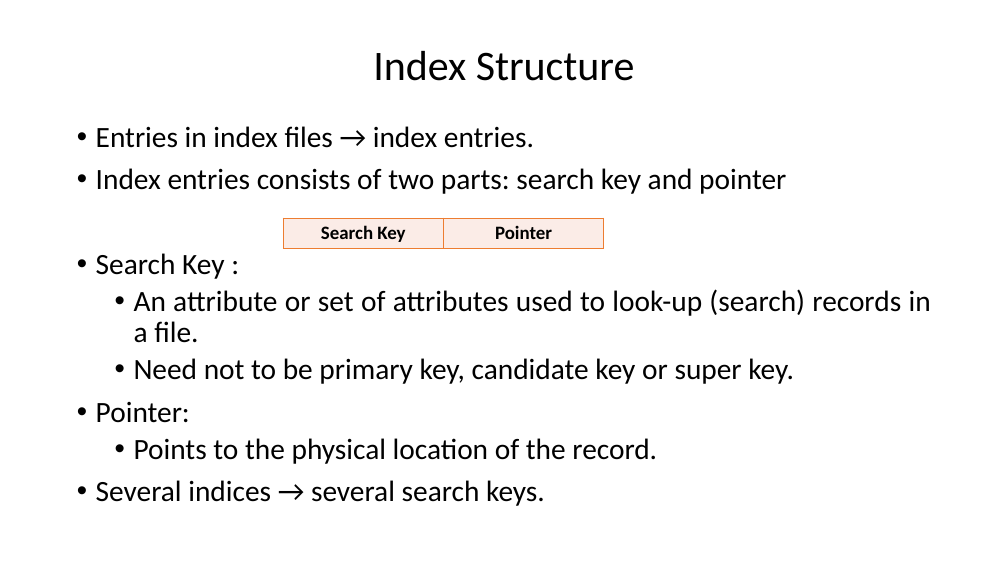
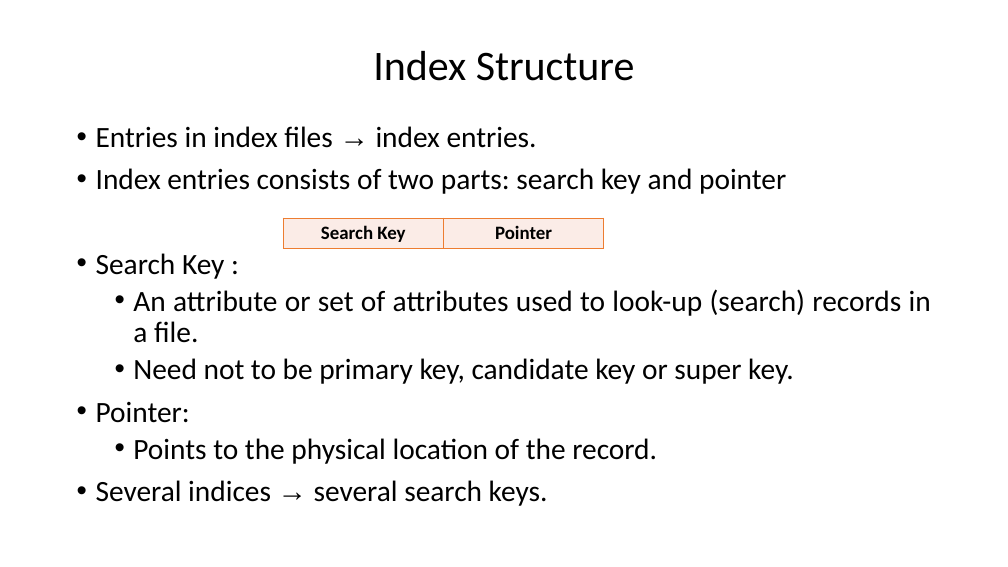
Before and after one commit to abhishek2x/VIT-Bhopal-Academics, a slide deck: slide 4 of Sem 4/DBMS/Material/UNIT 4/indexing.pptx. Drawn at 1008x567 pixels with LibreOffice and Linux fonts; fonts in the diff are those of the drawing. Boxes give left, top, right and bottom in pixels: in the first picture for what was removed or moved away, otherwise in the second. Text is boxed around its words. In the diff, an @@ line names an element or a change of style, - is before the commit and + after.

Commit message:
indexing and concurrency

```diff
--- a/Sem 4/DBMS/Material/UNIT 4/indexing.pptx
+++ b/Sem 4/DBMS/Material/UNIT 4/indexing.pptx
@@ text "Entries in index files → ..." at bbox=[96, 126, 931, 506]: font Calibri to Arial in "→", "→" @@
```
Also in this commit, not shown: 3 other slides changed, 1 other file.
